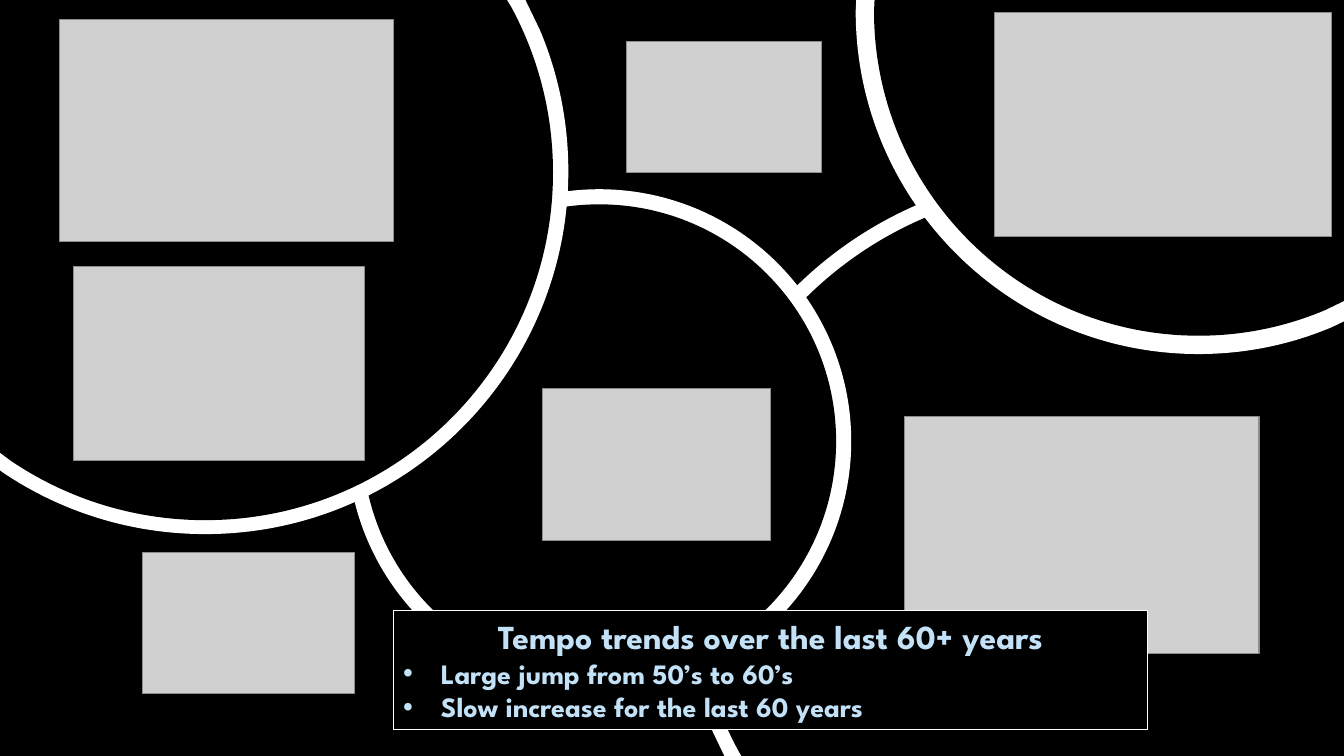
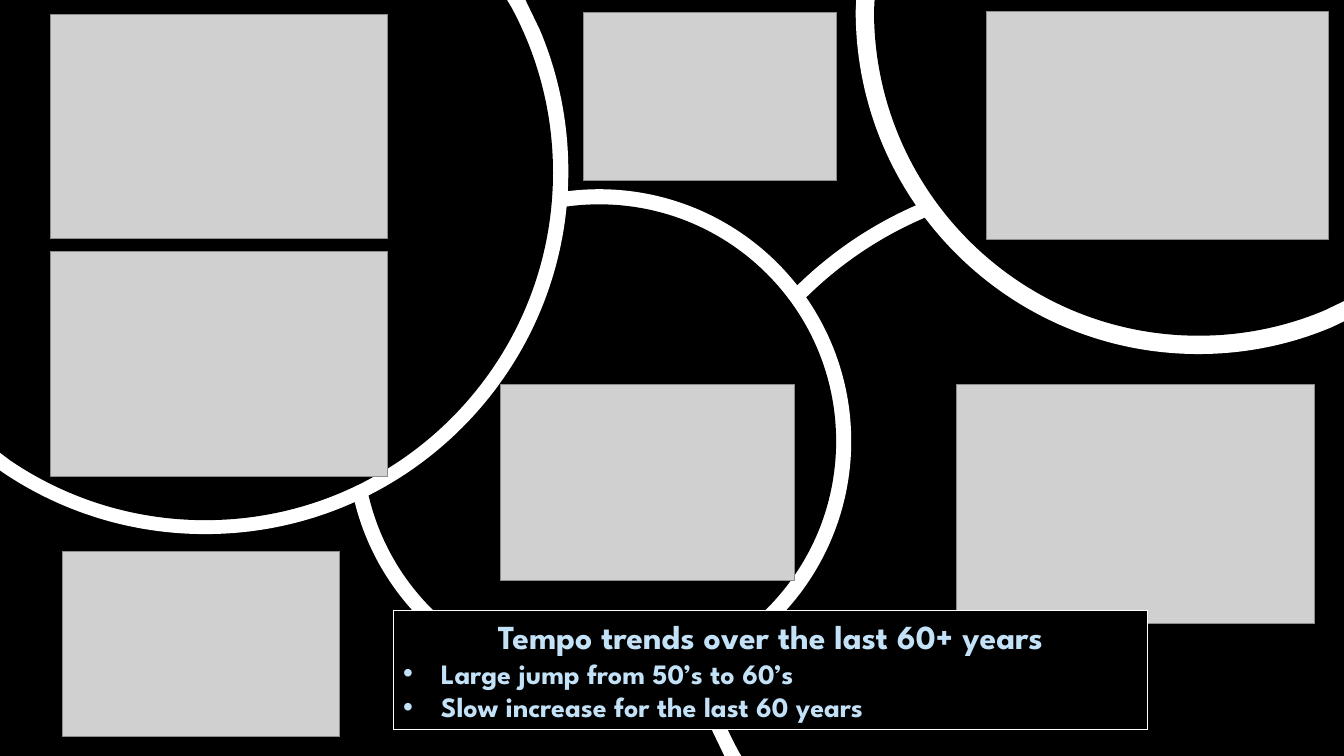
Before and after one commit to rlylecastro/project1, a slide deck: slide 12 of Presentation.pptx. Drawn at 1344x756 pixels with LibreOffice and Linux fonts; fonts in the diff are those of the drawing; grey boxes stand for pictures. Boxes give left, top, right and bottom in pixels: in the first picture for what was removed or moved away, otherwise in the second. Text is boxed around its words. In the diff, an @@ line names an element or a change of style, - is before the commit and + after.

```diff
--- a/Presentation.pptx
+++ b/Presentation.pptx
@@ picture: place and size @@
-picture at (59,19,393,242)
+picture at (50,14,387,239)
@@ picture: place and size @@
-picture at (626,41,822,171)
+picture at (584,12,837,180)
@@ picture: place and size @@
-picture at (995,12,1332,237)
+picture at (987,12,1329,240)
@@ picture: place and size @@
-picture at (74,267,365,461)
+picture at (50,251,387,476)
@@ picture: place and size @@
-picture at (542,388,770,540)
+picture at (500,385,795,582)
@@ picture: place and size @@
-picture at (904,416,1259,653)
+picture at (957,385,1315,624)
@@ picture: place and size @@
-picture at (143,553,355,694)
+picture at (63,553,339,737)
```
Also in this commit, not shown: 4 other slides changed, 1 slide added, 1 slide removed.
